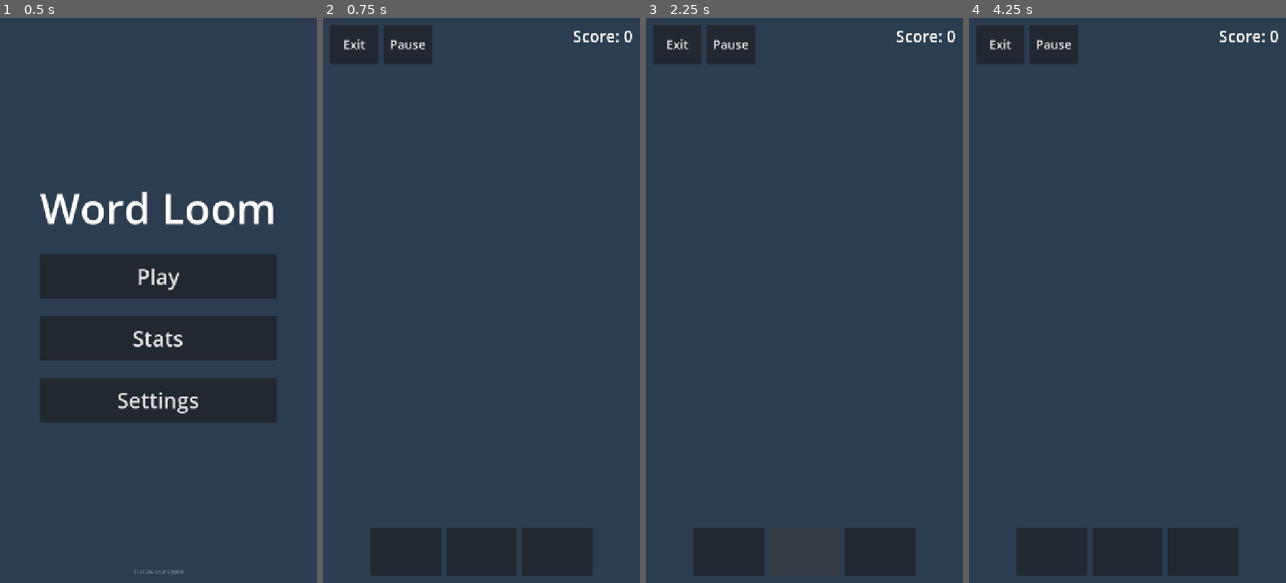
Above: before the commit, frames 1-4 (left to right).
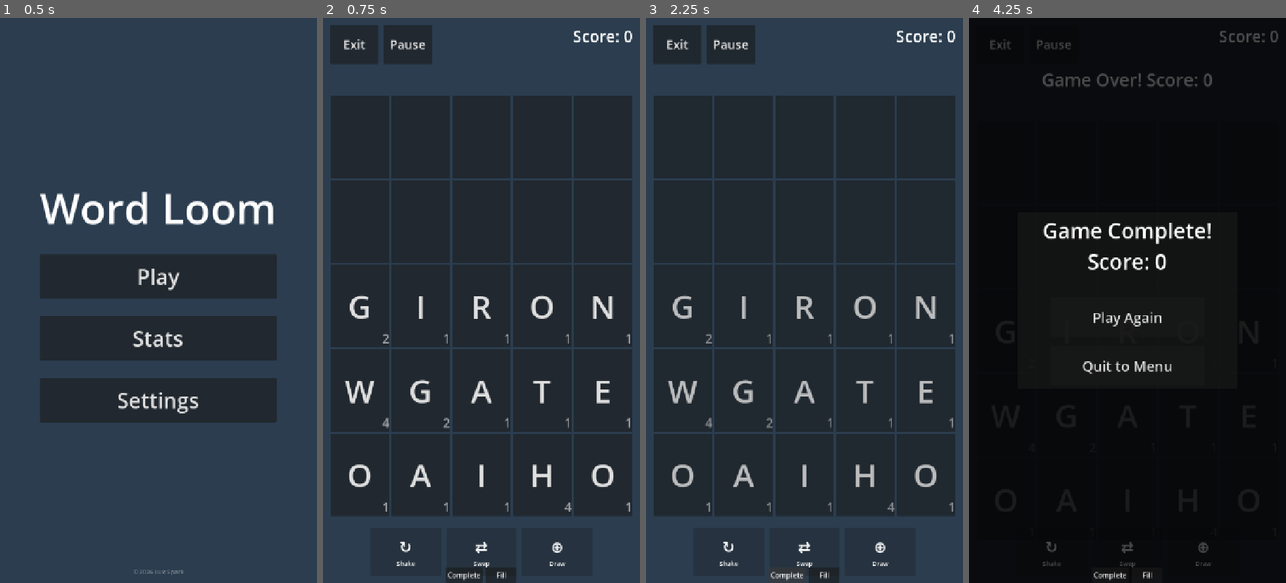
Above: after the commit, the same moments.

Repository: lux-sp4rk/wrdfall
Game: Godot game, scene res://scenes/Home.tscn
Same seed, same stepped clock (60 frames per second), same inputs: the game is played once before the commit and once after it.
Inputs (mouse positions are in pixels of both pictures, inside the frame that each line leads up to):
- Up to frame 1 (0.5 s): no input
- Up to frame 2 (0.75 s): click "Play" at 0.5 s
- Up to frame 3 (2.25 s): click (728, 549) at 1.27 s; click (788, 577) at 2 s, where only the run after the commit has a clickable "Complete"
- Up to frame 4 (4.25 s): tap Enter at 2.75 s; move the mouse to (1197, 272) at 2.77 s; hold W 2.78-3.53 s; hold Ctrl 2.78-3.53 s; click (1197, 272) at 2.92 s; move the mouse to (1064, 328) at 3.52 s; tap L at 3.6 s

Frame 1 is identical in both runs. In frame 2, 67% of the frame differs, in the area x 2-98%, y 13-100%; in frame 3, 67%; in frame 4, 100%, in the area x 0-100%, y 0-100%.
Error before the commit: Parse Error: Expected statement, found "Indent" instead. (res://scripts/LoomDrop.gd:760)

Commit message:
fix: fix indentation in LoomDrop.gd

Diff:
--- a/godot/scripts/LoomDrop.gd
+++ b/godot/scripts/LoomDrop.gd
@@ -757,7 +757,7 @@
 		score -= SWAP_COST
 		_update_score_display()
 		_update_shake_button()
-			_update_swap_button()
+		_update_swap_button()
 		_update_draw_more_button()
 		word_label.text = lang_config.ui_strings["swap_done"] % SWAP_COST
 
